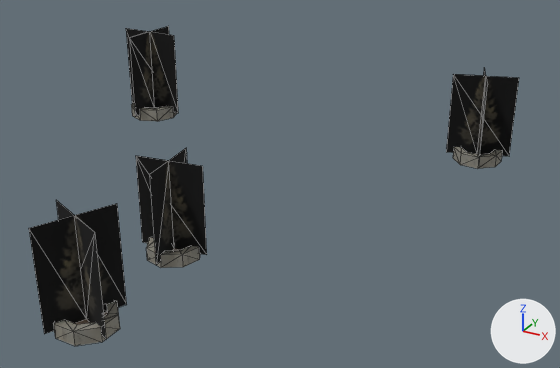
Renders of the OBJ model examples/vehicle-playground/res/models/urban/procgen-procpain-tree-park-pine-large-x0zm2.obj from each side of a commit.
Rendered twice from a 50 mm lens placed at (38.6, -55.1, 33.5), pointed at (4.1, 7.7, 2.1). Arrows for +X, +Y and +Z are at lower right; the lights stay in place. The older version comes first. Mesh edges are drawn as thin lines. Where no turn or scale is listed for an object, it has been applied to the vertices. Vertices at exactly the same position are counted once.

The first picture shows 'procgen-procpain-tree-park-pine-large-x0zm2'.
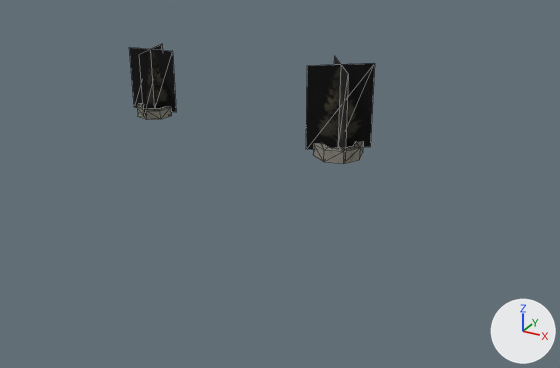
Where the change shows, as pixel boxes (x1, y1, x2, y2) in the pictures (560 x 368 px; the box of a moved part takes in the faces that stretch with it):
```json
{"object": "procgen-procpain-tree-park-pine-large-x0zm2", "change": "reshaped", "before": [29, 26, 519, 346], "after": [129, 44, 375, 164], "on screen": "50% narrower, 62% shorter"}
{"part": 1, "of": "me_procgen_procpain_tree_park_pine_large_x0zm2", "change": "moved or reshaped", "before": [126, 26, 178, 117], "after": [129, 44, 176, 116]}
{"part": 2, "of": "me_procgen_procpain_tree_park_pine_large_x0zm2", "change": "moved or reshaped", "before": [136, 149, 207, 265], "after": [306, 57, 375, 159]}
{"part": 3, "of": "me_procgen_procpain_tree_park_pine_large_x0zm2", "change": "moved or reshaped", "before": [131, 103, 177, 121], "after": [137, 104, 172, 120]}
{"part": 4, "of": "me_procgen_procpain_tree_park_pine_large_x0zm2", "change": "moved or reshaped", "before": [146, 238, 200, 268], "after": [313, 141, 363, 164]}
{"part": 5, "of": "me_procgen_procpain_tree_park_pine_large_x0zm2", "change": "deleted", "before": [453, 147, 502, 169]}
{"part": 6, "of": "me_procgen_procpain_tree_park_pine_large_x0zm2", "change": "deleted", "before": [53, 301, 120, 346]}
{"part": 7, "of": "me_procgen_procpain_tree_park_pine_large_x0zm2", "change": "deleted", "before": [446, 68, 519, 164]}
{"part": 8, "of": "me_procgen_procpain_tree_park_pine_large_x0zm2", "change": "deleted", "before": [29, 200, 126, 339]}
```

Scene script edits in JSON lines:
```json
{"block": "me_procgen_procpain_tree_park_pine_large_x0zm2", "where": "# used by ob_procgen_procpain_tree_park_pine_large_x0zm2; location = (0.0, 0.0, 0.0)"}
{"op": "remove", "block": "me_procgen_procpain_tree_park_pine_large_x0zm2", "code": "me_procgen_procpain_tree_park_pine_large_x0zm2.from_pydata(...)  # 168 vertices, 272 faces; spans x -28.3..21.7, y -21.6..32.4, z 0.0..11.2"}
{"op": "add", "block": "me_procgen_procpain_tree_park_pine_large_x0zm2", "code": "me_procgen_procpain_tree_park_pine_large_x0zm2.from_pydata(...)  # 84 vertices, 136 faces; spans x -27.5..6.6, y 19.8..27.5, z 0.0..10.8"}
{"block": "me_procgen_procpain_tree_park_pine_large_x0zm2", "change": "me_procgen_procpain_tree_park_pine_large_x0zm2 part 1: the loose piece of 10 vertices spanning x -28.3..-20.4, y 20.4..28.4, z 0.8..11.2 is turned -168.7 degrees about the z axis through its middle and scaled by 0.792, then moved by (0.0, 0.0, -1.2)"}
{"block": "me_procgen_procpain_tree_park_pine_large_x0zm2", "change": "me_procgen_procpain_tree_park_pine_large_x0zm2 part 2: the loose piece of 10 vertices spanning x -2.1..4.3, y -9.5..-3.1, z 0.6..9.0 is turned -151.6 degrees about the z axis through its middle and scaled by 1.2, then moved by (2.5, 29.2, 0.9)"}
{"block": "me_procgen_procpain_tree_park_pine_large_x0zm2", "change": "me_procgen_procpain_tree_park_pine_large_x0zm2 part 3: the loose piece of 32 vertices spanning x -27.4..-21.3, y 21.3..27.5, z 0.0..1.5 is turned -168.7 degrees about the z axis through its middle and scaled by 0.792, then moved by (0.0, 0.0, -0.2)"}
{"block": "me_procgen_procpain_tree_park_pine_large_x0zm2", "change": "me_procgen_procpain_tree_park_pine_large_x0zm2 part 4: the loose piece of 32 vertices spanning x -1.4..3.5, y -8.8..-3.9, z 0.0..1.2 is turned -151.6 degrees about the z axis through its middle and scaled by 1.2, then moved by (2.5, 29.2, 0.1)"}
{"block": "me_procgen_procpain_tree_park_pine_large_x0zm2", "change": "me_procgen_procpain_tree_park_pine_large_x0zm2 part 5: the loose piece of 32 vertices spanning x 15.7..20.9, y 26.4..31.6, z 0.0..1.4 is deleted"}
{"block": "me_procgen_procpain_tree_park_pine_large_x0zm2", "change": "me_procgen_procpain_tree_park_pine_large_x0zm2 part 6: the loose piece of 32 vertices spanning x -0.5..4.3, y -21.0..-16.2, z 0.0..1.3 is deleted"}
{"block": "me_procgen_procpain_tree_park_pine_large_x0zm2", "change": "me_procgen_procpain_tree_park_pine_large_x0zm2 part 7: the loose piece of 10 vertices spanning x 14.9..21.7, y 25.6..32.4, z 0.7..10.0 is deleted"}
{"block": "me_procgen_procpain_tree_park_pine_large_x0zm2", "change": "me_procgen_procpain_tree_park_pine_large_x0zm2 part 8: the loose piece of 10 vertices spanning x -1.1..4.9, y -21.6..-15.6, z 0.6..9.3 is deleted"}
```
